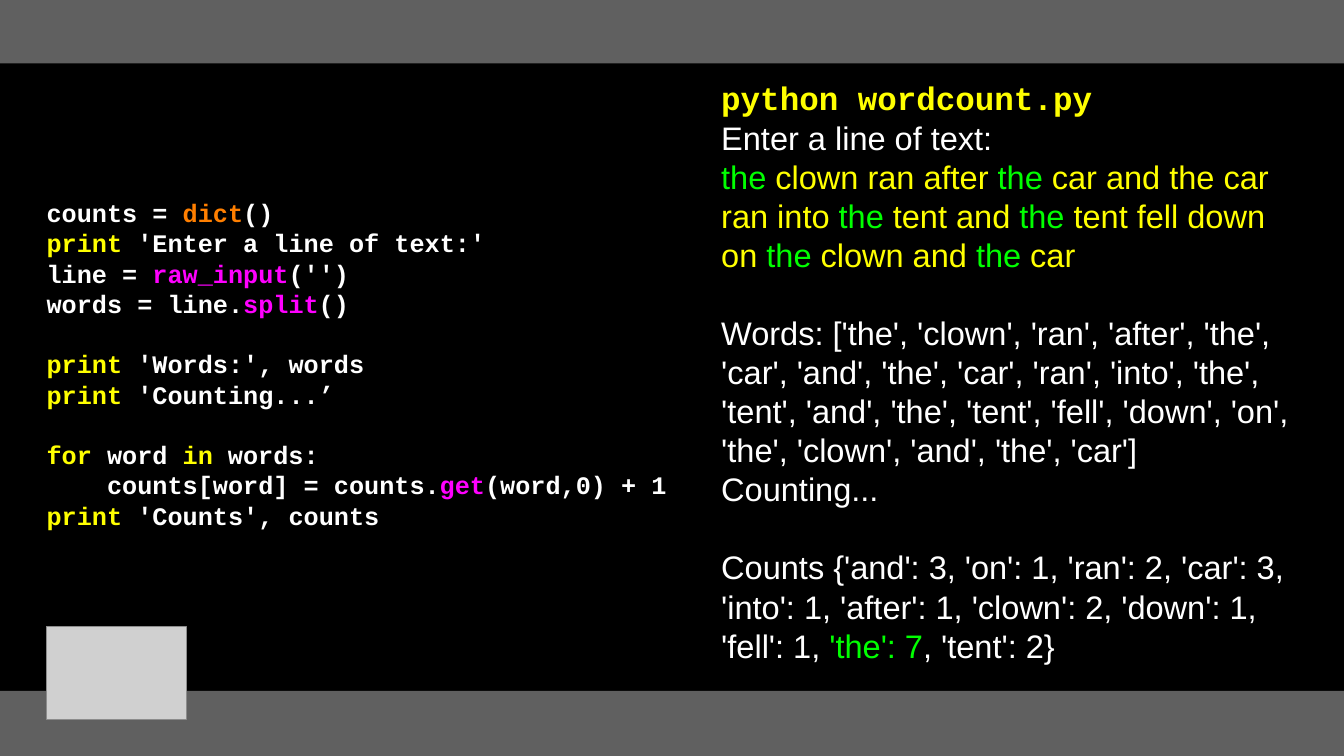
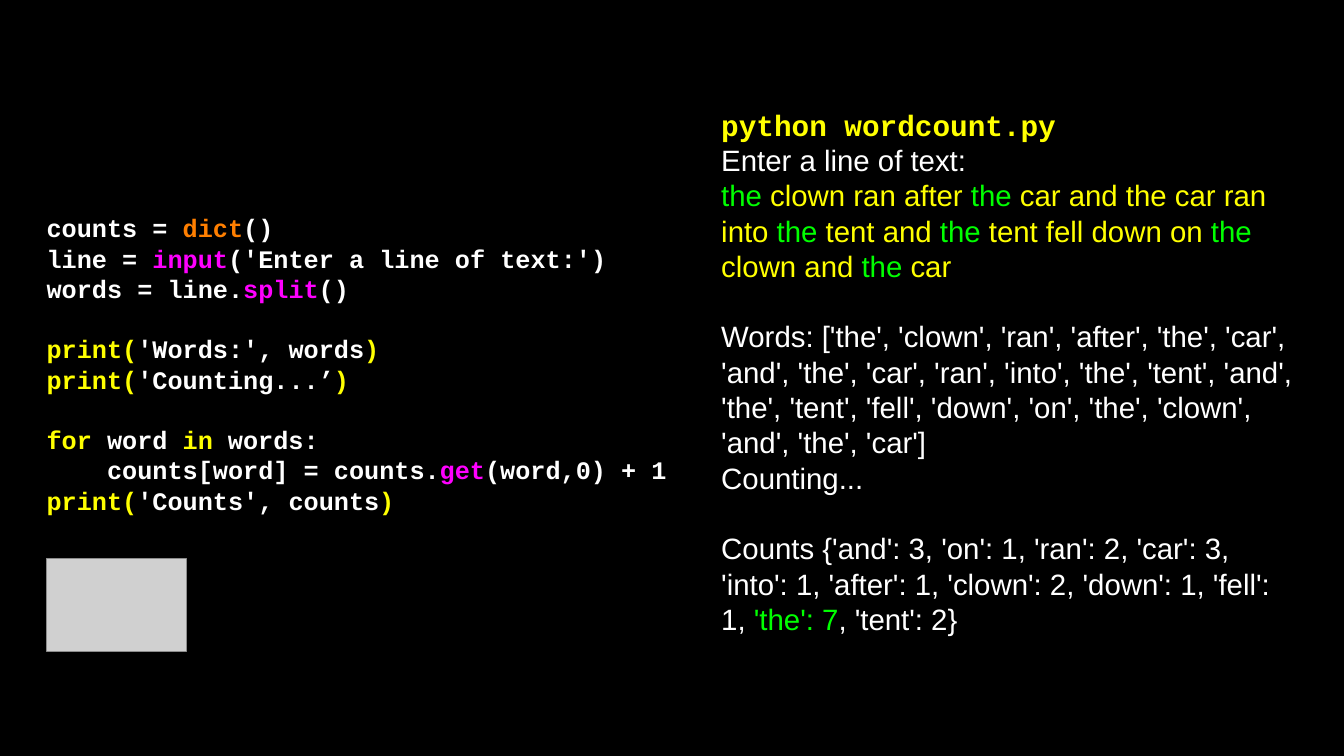
Before and after one commit to csev/py4e, a slide deck: slide 25 of lectures3/Pythonlearn-09-Dictionaries.pptx (slide 26 before the commit). Drawn at 1344x756 pixels with LibreOffice and Linux fonts; fonts in the diff are those of the drawing; grey boxes stand for pictures. Boxes give left, top, right and bottom in pixels: in the first picture for what was removed or moved away, otherwise in the second. Text is boxed around its words. In the diff, an @@ line names an element or a change of style, - is before the commit and + after.

```diff
--- a/lectures3/Pythonlearn-09-Dictionaries.pptx
+++ b/lectures3/Pythonlearn-09-Dictionaries.pptx
@@ rectangle removed at (x1=0, y1=0, x2=1344, y2=63) @@
@@ text "python wordcount.py" at (x1=721, y1=115, x2=1292, y2=636): size 31 to 28 pt @@
@@ text at (x1=47, y1=249, x2=606, y2=274): text changed @@
-print 'Enter a line of text:'
-line = raw_input('')
+line = input('Enter a line of text:')
@@ text at (x1=47, y1=340, x2=380, y2=395): text changed @@
-print 'Words:', words
-print 'Counting...’
+print('Words:', words)
+print('Counting...’)
@@ text at (x1=47, y1=491, x2=395, y2=516): text changed @@
-print 'Counts', counts
+print('Counts', counts)
@@ picture moved from (x1=47, y1=627, x2=187, y2=720) to (x1=47, y1=559, x2=187, y2=652) @@
@@ rectangle at (x1=0, y1=691, x2=1344, y2=756): fill #606060 to #000000 @@
```
Also in this commit, not shown: 29 other slides changed, 1 slide added, 2 slides removed, 10 other files.
